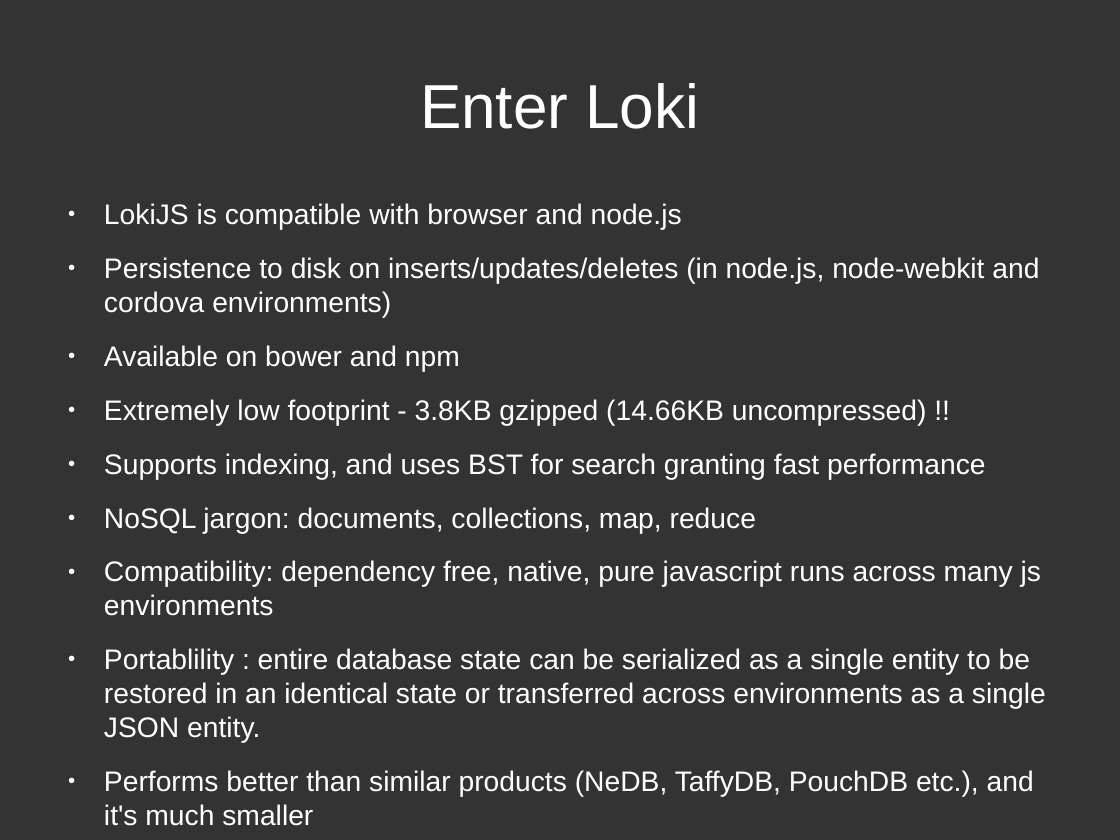
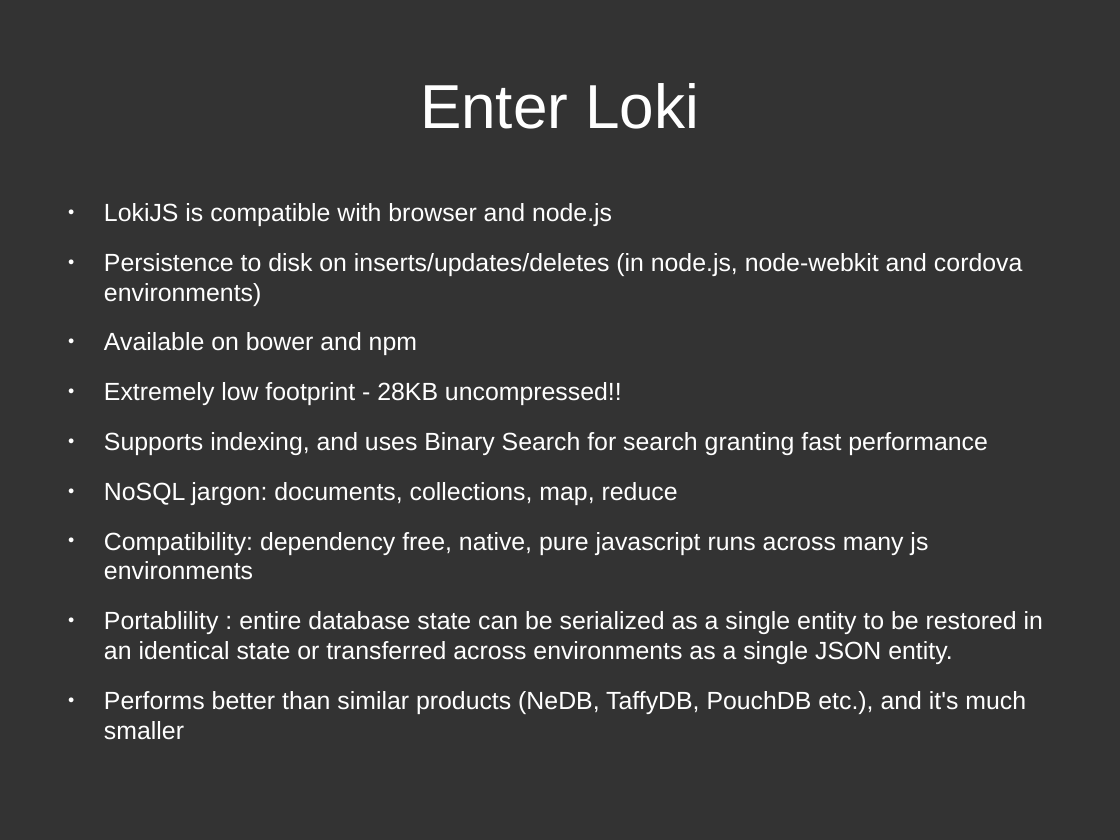
Before and after one commit to techfort/LokiJS, a slide deck: slide 4 of docs/lokijs.odp. Drawn at 1120x840 pixels with LibreOffice and Linux fonts; fonts in the diff are those of the drawing. Boxes give left, top, right and bottom in pixels: in the first picture for what was removed or moved away, otherwise in the second. Text is boxed around its words. In the diff, an @@ line names an element or a change of style, - is before the commit and + after.

Commit message:
edited slides

```diff
--- a/docs/lokijs.odp
+++ b/docs/lokijs.odp
@@ text at (104,203,1043,740): size 20 to 17.6 pt in "LokiJS is compatible with browser and node.js", "Persistence to disk on inserts/updates/deletes (in node.js, ...", "Available on bower and npm", "NoSQL jargon: documents, collections, map, reduce" and 3 more places @@
@@ text at (104,382,988,455): text changed; size 20 to 17.6 pt @@
-● Extremely low footprint - 3.8KB gzipped (14.66KB uncompressed) !!
-● Supports indexing, and uses BST for search granting fast performance
+● Extremely low footprint - 28KB uncompressed!!
+● Supports indexing, and uses Binary Search for search granting fast performance
```
Also in this commit, not shown: 4 other slides changed, 2 slides added.
